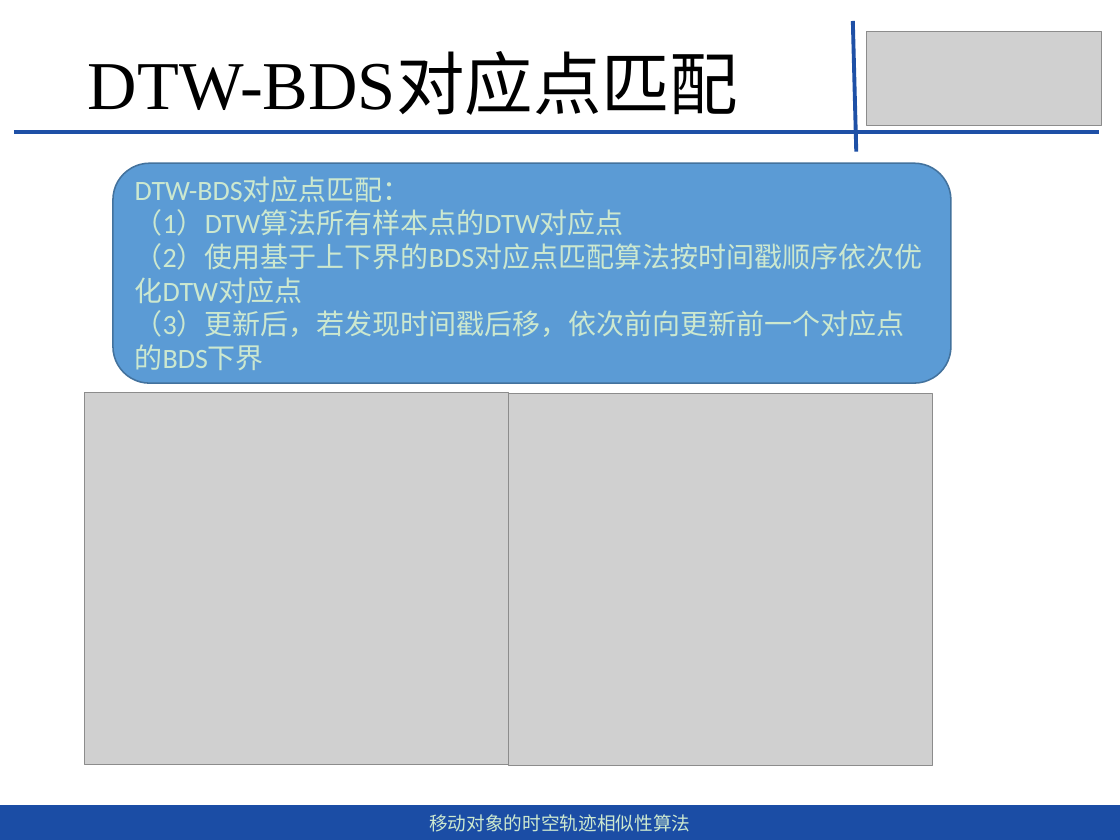
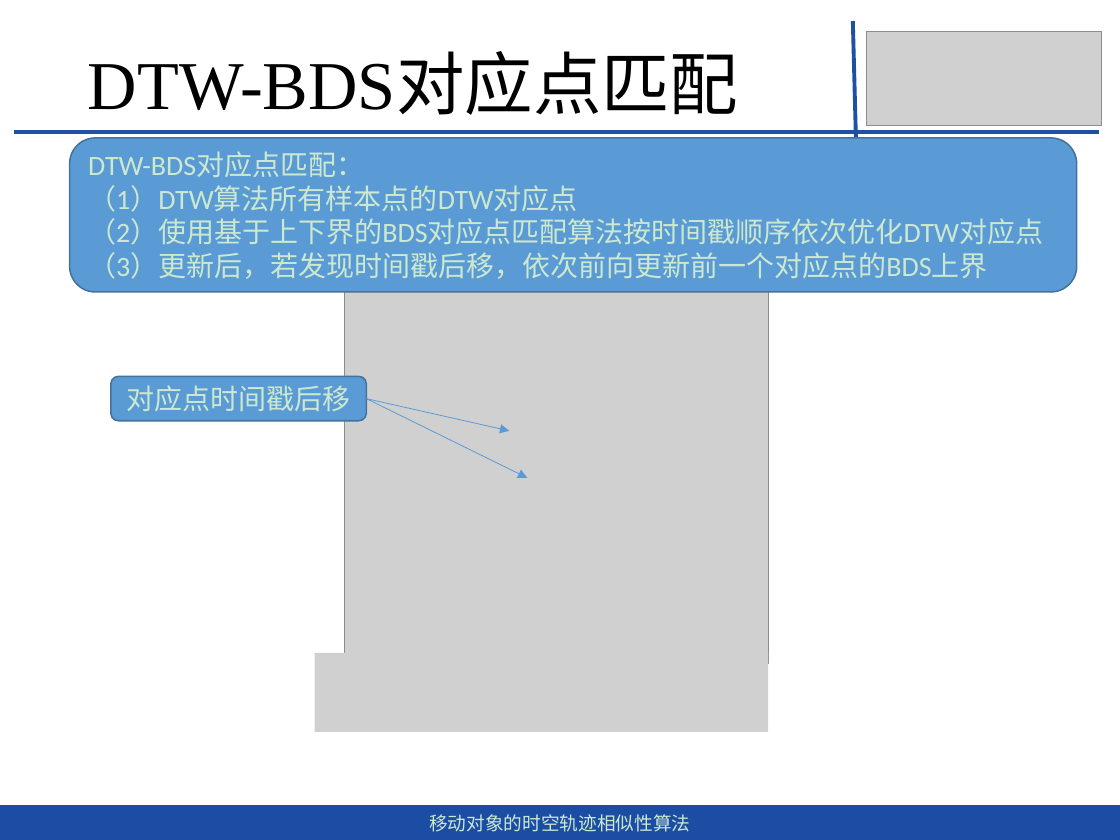
Before and after one commit to dingguangwei/biyelunwen, a slide deck: slide 16 of 答辩——毕设.pptx (slide 14 before the commit). Drawn at 1120x840 pixels with LibreOffice and Linux fonts; fonts in the diff are those of the drawing; grey boxes stand for pictures. Boxes give left, top, right and bottom in pixels: in the first picture for what was removed or moved away, otherwise in the second. Text is boxed around its words. In the diff, an @@ line names an element or a change of style, - is before the commit and + after.

```diff
--- a/答辩——毕设.pptx
+++ b/答辩——毕设.pptx
@@ rounded rectangle "DTW-BDS对应点匹配：": place and size @@
-rounded rectangle "DTW-BDS对应点匹配：" at <box>113,164,951,383</box>
+rounded rectangle "DTW-BDS对应点匹配：" at <box>69,138,1076,292</box>
@@ text in rounded rectangle at <box>88,252,988,279</box>: text changed @@
-（3）更新后，若发现时间戳后移，依次前向更新前一个对应点的BDS下界
+（3）更新后，若发现时间戳后移，依次前向更新前一个对应点的BDS上界
@@ picture: place and size @@
-picture at <box>85,393,508,765</box>
+picture at <box>345,292,768,664</box>
@@ rounded rectangle added at <box>111,376,366,421</box>, fill #5B9BD5, outline #43739E 1 pt, 18 pt, text #CCE8CF @@
+对应点时间戳后移
@@ arrow added from (366, 399) to (528, 478), #5B9BD5 0.5 pt @@
@@ arrow added from (366, 399) to (510, 431), #5B9BD5 0.5 pt @@
@@ picture removed at <box>508,393,932,765</box> @@
@@ picture added at <box>315,653,768,732</box> @@
```
Also in this commit, not shown: 4 other slides changed, 7 slides added, 1 other file.
